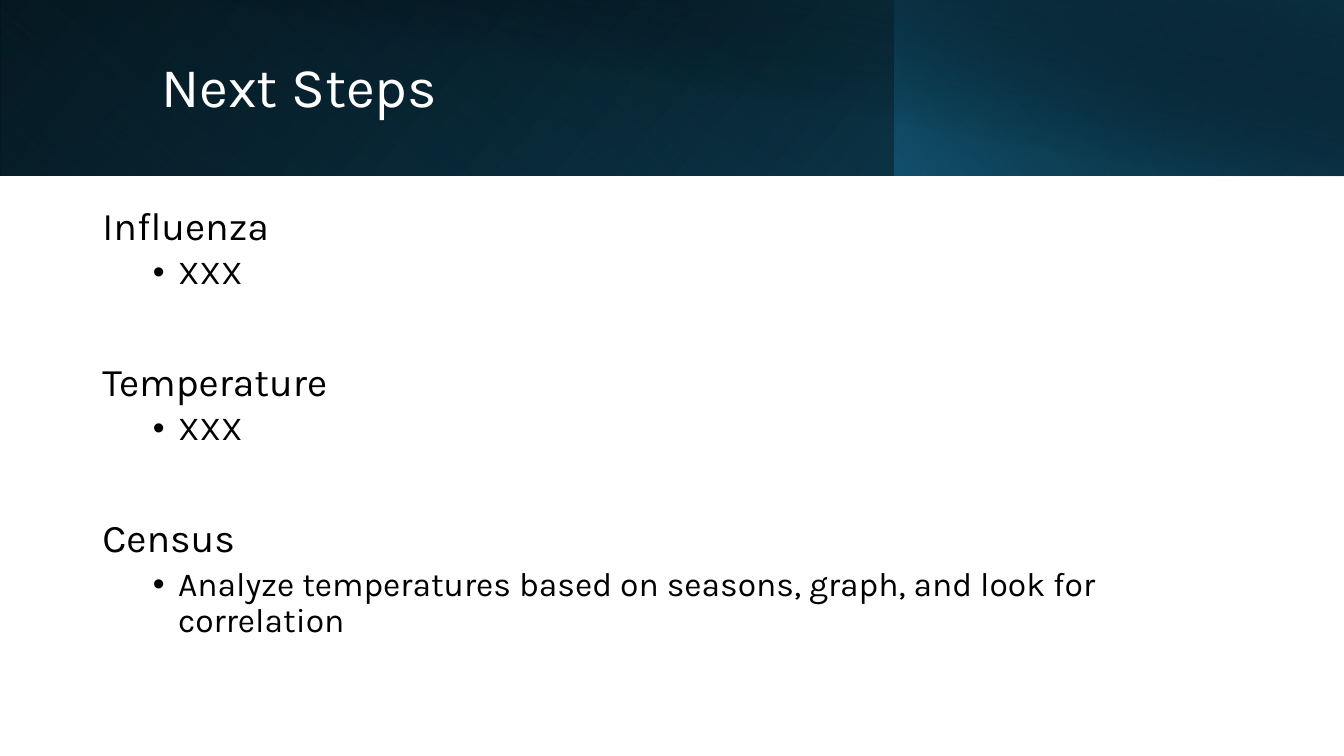
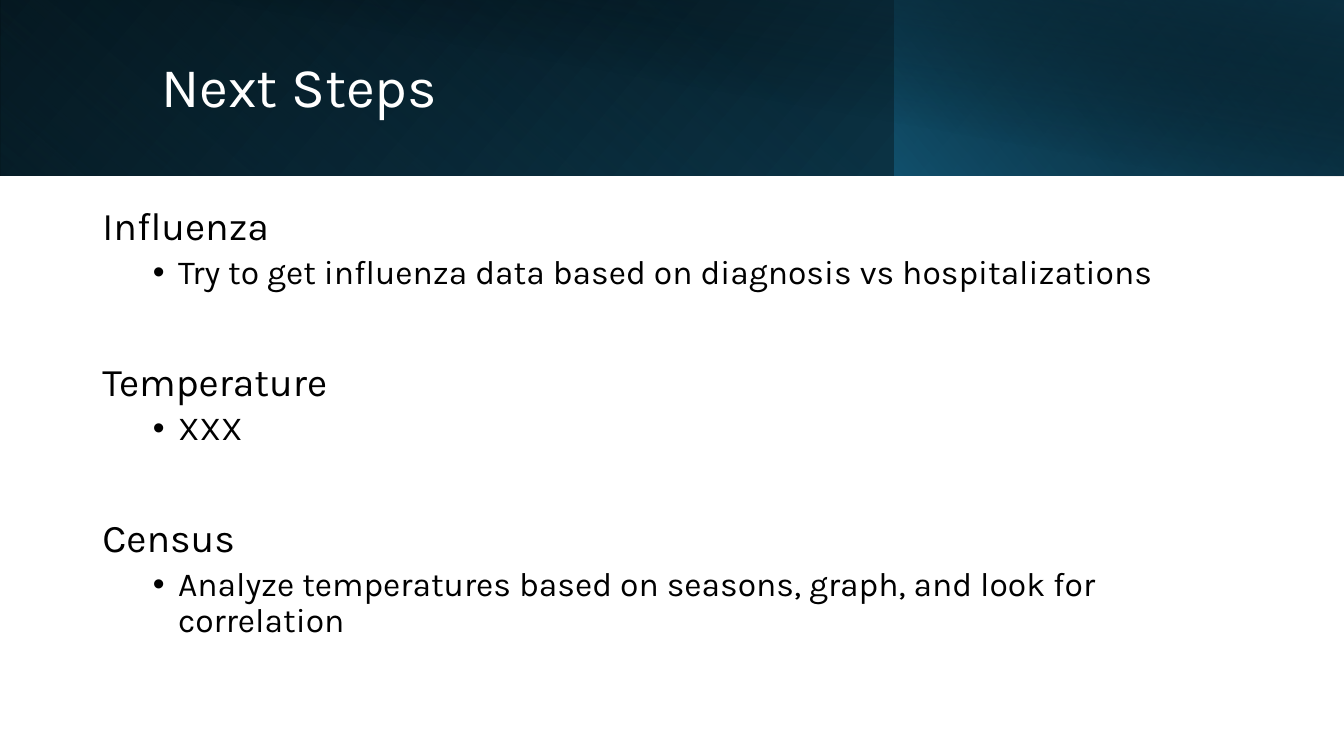
Before and after one commit to brian-campbell/ai-bootcamp-project-1, a slide deck: slide 11 of Project-1-Presentation.pptx (slide 15 before the commit). Drawn at 1344x756 pixels with LibreOffice and Linux fonts; fonts in the diff are those of the drawing. Boxes give left, top, right and bottom in pixels: in the first picture for what was removed or moved away, otherwise in the second. Text is boxed around its words. In the diff, an @@ line names an element or a change of style, - is before the commit and + after.

```diff
--- a/Project-1-Presentation.pptx
+++ b/Project-1-Presentation.pptx
@@ text at [178, 261, 1152, 293]: text changed @@
-  • XXX
+  • Try to get influenza data based on diagnosis vs hospitalizations
```
Also in this commit, not shown: 5 slides added, 1 slide removed, 1 other file.
